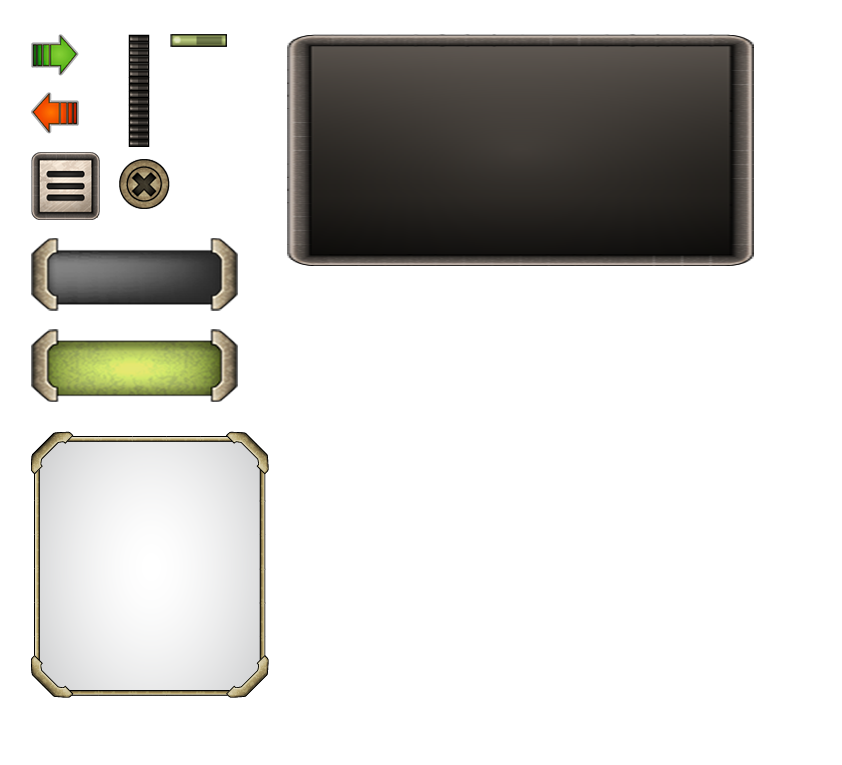
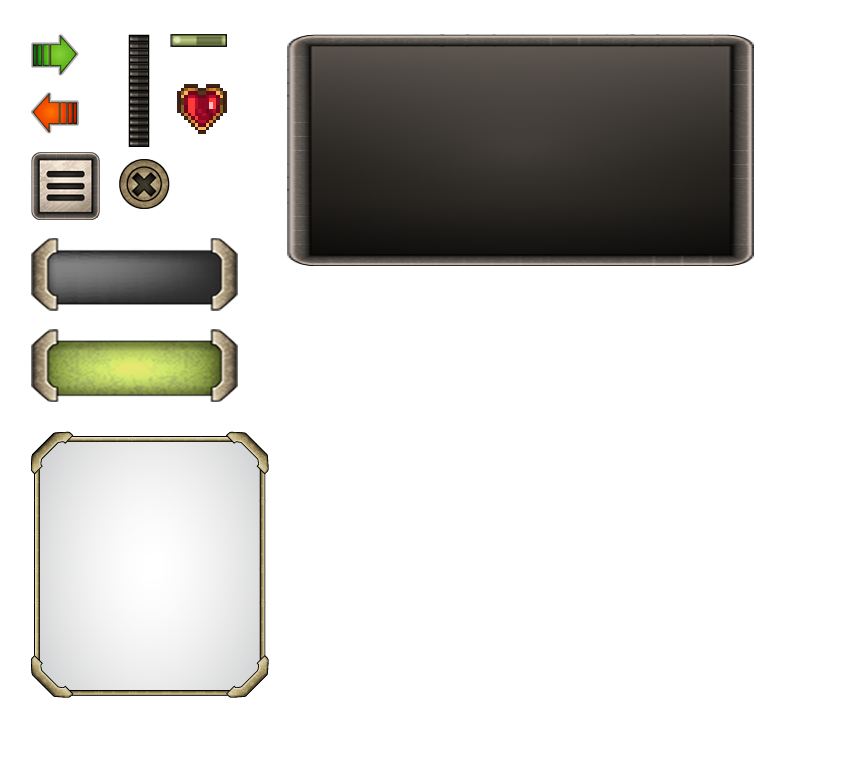
Before/after of a 842x765 layered artwork. What changed in the layer stack:
added layer "Layer 1" above "element_0035_Layer-37 copia 2" over [177, 84, 227, 134]
